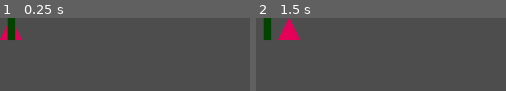
Above: before the commit, frames 1-2 (left to right).
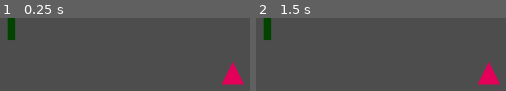
Above: after the commit, the same moments.

Repository: mjXmsdgh/game_gallery
Game: Godot game, scene res://game_scene/shooting/2_main/main.tscn
The game is run twice, just before and just after one commit, with the same random seed, the same clock (stepped at 60 frames per second) and the same inputs. This scene is started directly instead of the project's main scene.
Inputs:
- Up to frame 1 (0.25 s): no input
- Up to frame 2 (1.5 s): tap Enter (ui_accept) at 0.5, 0.6, 0.77, 1.07, 1.25, 1.35 s; hold Right (ui_right) from 0.53 s (still down)

The runs differ from the first frame. In frame 1, 2.2% of the frame differs, in the area x 0-98%, y 9-92%; in frame 2, 3.0%, in the area x 8-98%, y 0-92%.

Commit message:
move player

Diff:
--- a/game_scene/shooting/2_main/shooting_player.gd
+++ b/game_scene/shooting/2_main/shooting_player.gd
@@ -1,45 +1,33 @@
 extends CharacterBody2D
 
 
-#const SPEED = 300.0
-#const JUMP_VELOCITY = -400.0
 const TILE_SIZE=32
 
-func _physics_process(delta: float) -> void:
-	# Add the gravity.
-	#if not is_on_floor():
-	#	velocity += get_gravity() * delta
+#
+## Called every frame. 'delta' is the elapsed time since the previous frame.
+#func _process(delta: float) -> void:
+	#var velocity = Vector2.ZERO # The player's movement vector.
+	#
+	## キー入力
+	#if Input.is_action_just_pressed("ui_right"):
+		#velocity.x += 1
+	#if Input.is_action_just_pressed("ui_left"):
+		#velocity.x -= 1
+	#if Input.is_action_just_pressed("ui_down"):
+		#velocity.y += 1
+	#if Input.is_action_just_pressed("ui_up"):
+		#velocity.y -= 1
+		#
+	## 入力なし
+	#if (velocity.x==0)and(velocity.y==0):
+		#return
+	#
+	## 移動処理
+	#move(velocity);
 
-	# Handle jump.
-	#if Input.is_action_just_pressed("ui_accept") and is_on_floor():
-	#	velocity.y = JUMP_VELOCITY
+func move(velocity: Vector2) -> void:
 
-	# Get the input direction and handle the movement/deceleration.
-	# As good practice, you should replace UI actions with custom gameplay actions.
-	#var direction := Input.get_axis("ui_left", "ui_right")
-	#if direction:
-	#	velocity.x = direction * SPEED
-	#else:
-	#	velocity.x = move_toward(velocity.x, 0, SPEED)
-
-	#move_and_slide()
-	pass
-
-# Called every frame. 'delta' is the elapsed time since the previous frame.
-func _process(delta: float) -> void:
-	var velocity = Vector2.ZERO # The player's movement vector.
-
-	# キー入力
-	if Input.is_action_just_pressed("ui_right"):
-		velocity.x += 1
-	if Input.is_action_just_pressed("ui_left"):
-		velocity.x -= 1
-	if Input.is_action_just_pressed("ui_down"):
-		velocity.y += 1
-	if Input.is_action_just_pressed("ui_up"):
-		velocity.y -= 1
-
-	# 入力なし
+	# 移動しない
 	if (velocity.x==0)and(velocity.y==0):
 		return
 
@@ -59,3 +47,23 @@
 
 	# 移動
 	position=new_position
+
+
+func _on_button_up_pressed() -> void:
+	var velocity=Vector2(0,-1)
+	self.move(velocity)
+
+
+func _on_button_down_pressed() -> void:
+	var velocity=Vector2(0,1)
+	self.move(velocity)
+
+
+func _on_button_left_pressed() -> void:
+	var velocity=Vector2(-1,0)
+	self.move(velocity)
+
+
+func _on_button_right_pressed() -> void:
+	var velocity=Vector2(+1,0)
+	self.move(velocity)
--- a/game_scene/shooting/2_main/shooting_player.tscn
+++ b/game_scene/shooting/2_main/shooting_player.tscn
@@ -4,6 +4,7 @@
 [ext_resource type="Texture2D" uid="uid://dsl46v4moajtl" path="res://image/player_shooting.png" id="1_uedon"]
 
 [node name="CharacterBody2D" type="CharacterBody2D"]
+position = Vector2(320, 64)
 script = ExtResource("1_lgjgg")
 
 [node name="CollisionPolygon2D" type="CollisionPolygon2D" parent="."]
